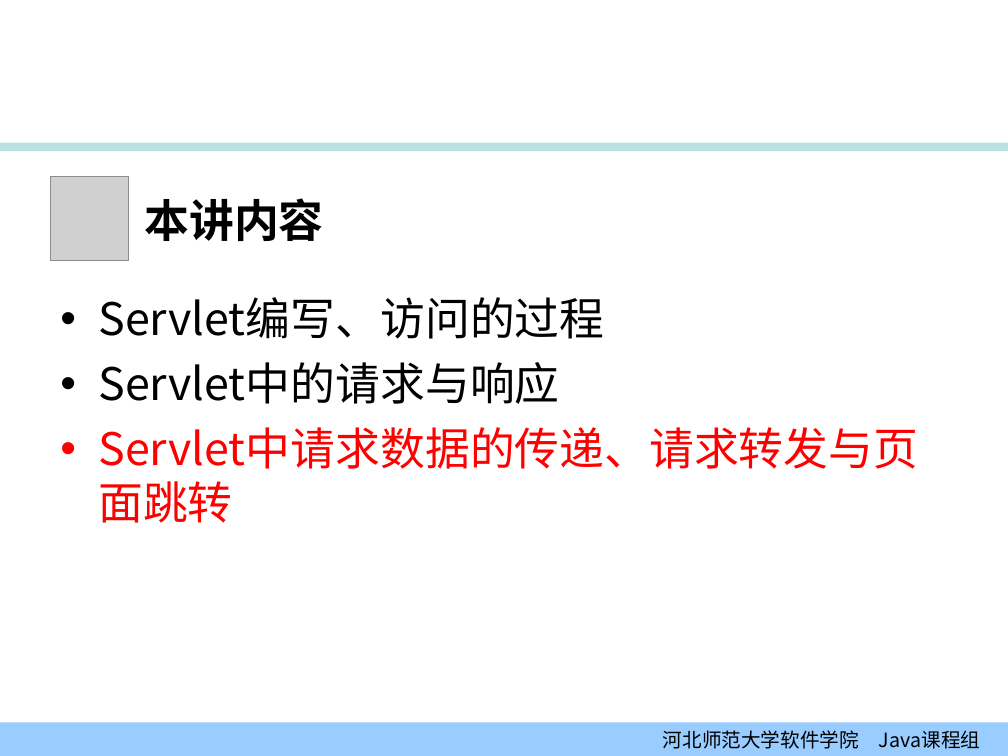
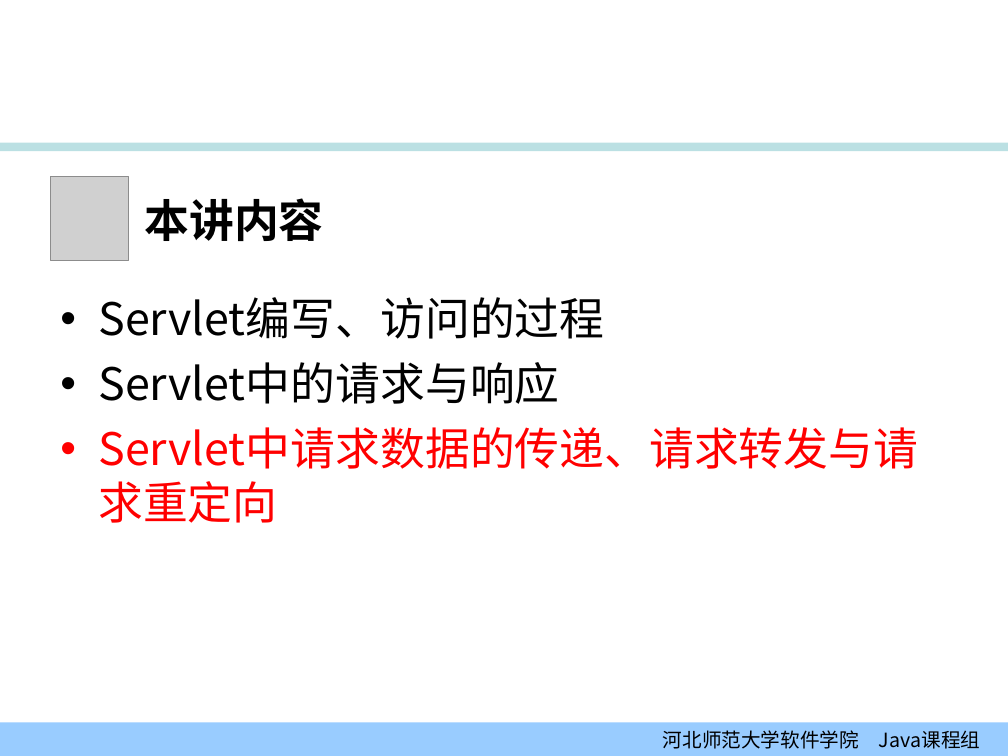
Before and after one commit to edu2act/course-JavaEE, a slide deck: slide 29 of 课程PPT/01-02_Servlet模型（一）.ppt. Drawn at 1008x756 pixels with LibreOffice and Linux fonts; fonts in the diff are those of the drawing; grey boxes stand for pictures; background and template pictures are left out. Boxes give left, top, right and bottom in pixels: in the first picture for what was removed or moved away, otherwise in the second. Text is boxed around its words. In the diff, an @@ line names an element or a change of style, - is before the commit and + after.

```diff
--- a/课程PPT/01-02_Servlet模型（一）.ppt
+++ b/课程PPT/01-02_Servlet模型（一）.ppt
@@ text at <box>98,427,918,523</box>: text changed @@
-• Servlet中请求数据的传递、请求转发与页面跳转
+• Servlet中请求数据的传递、请求转发与请求重定向
```
Also in this commit, not shown: 7 other slides changed, 3 other files.
